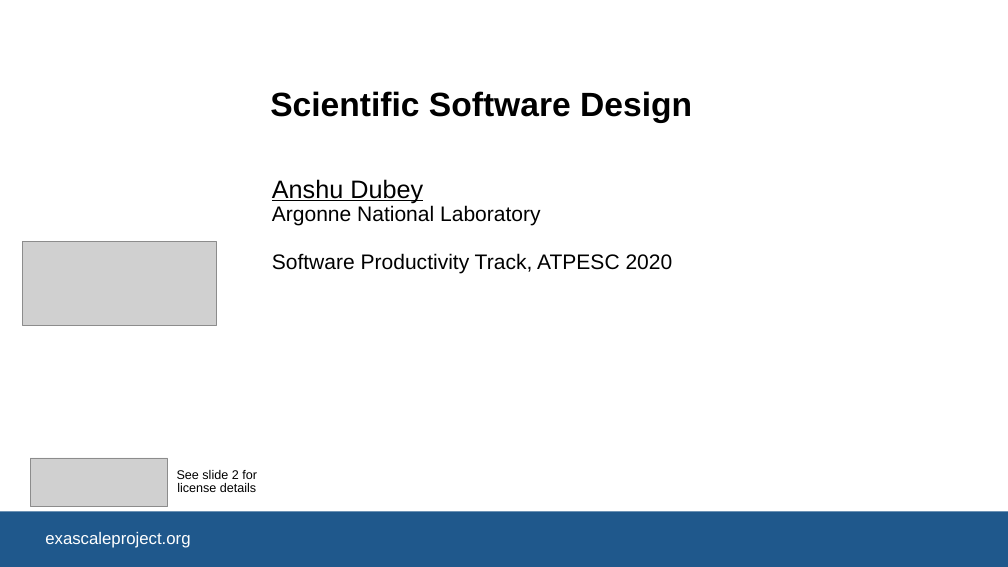
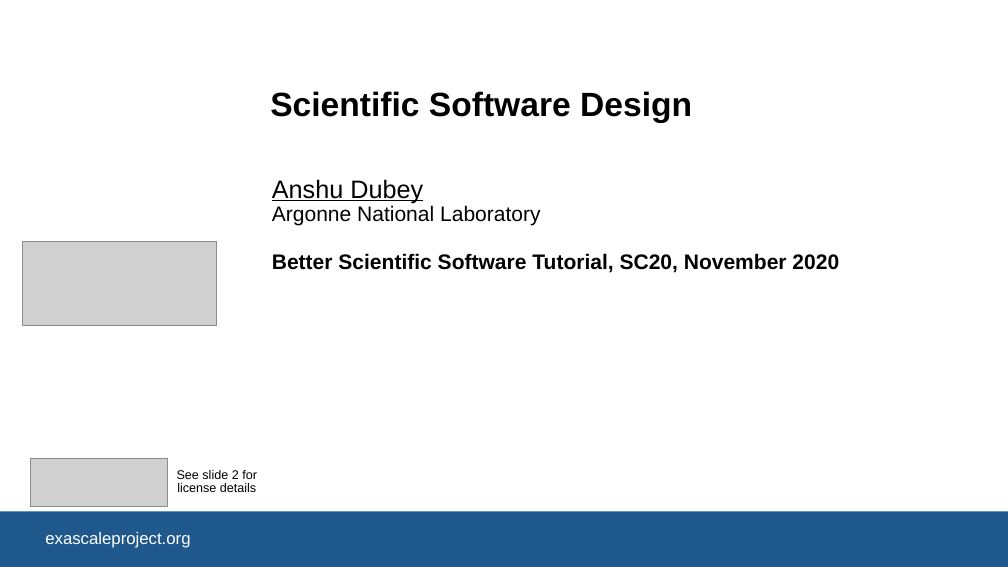
Before and after one commit to betterscientificsoftware/bssw-tutorial, a slide deck: slide 1 of presentations/04-design.pptx. Drawn at 1008x567 pixels with LibreOffice and Linux fonts; fonts in the diff are those of the drawing; grey boxes stand for pictures; background and template pictures are left out. Boxes give left, top, right and bottom in pixels: in the first picture for what was removed or moved away, otherwise in the second. Text is boxed around its words. In the diff, an @@ line names an element or a change of style, - is before the commit and + after.

```diff
--- a/presentations/04-design.pptx
+++ b/presentations/04-design.pptx
@@ subtitle at (x1=272, y1=253, x2=839, y2=273): text changed; bold on @@
-Software Productivity Track, ATPESC 2020
+Better Scientific Software Tutorial, SC20, November 2020
```
Also in this commit, not shown: 4 other slides changed, 4 slides removed.
